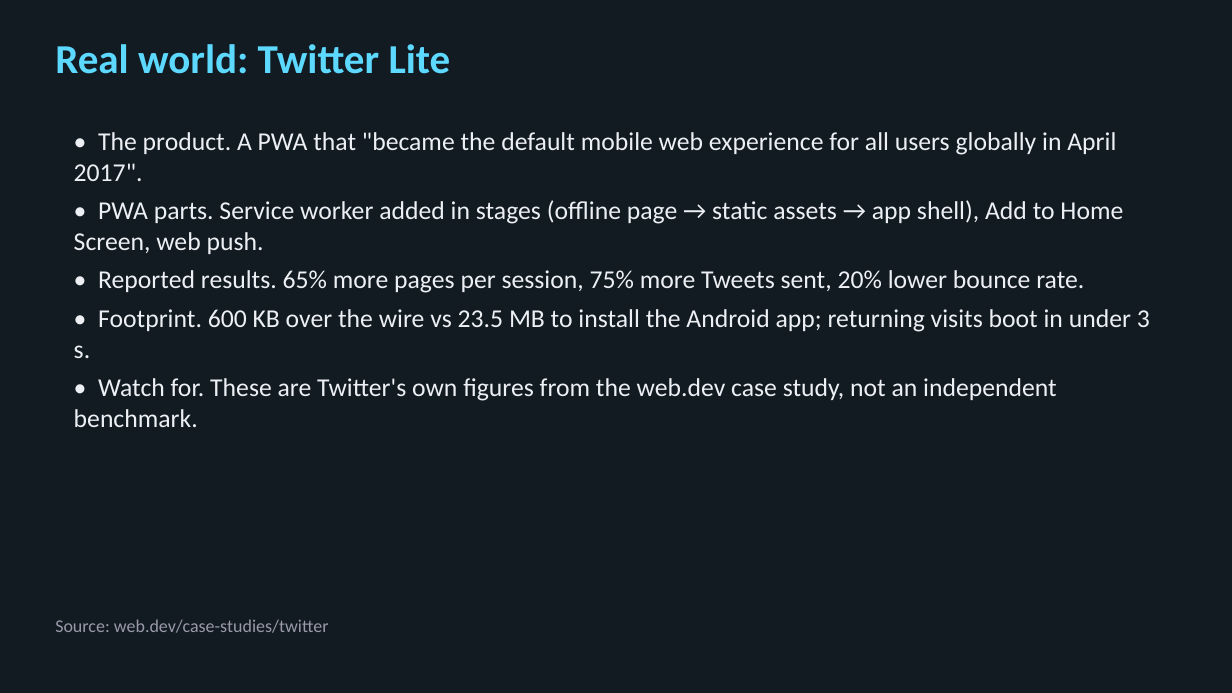
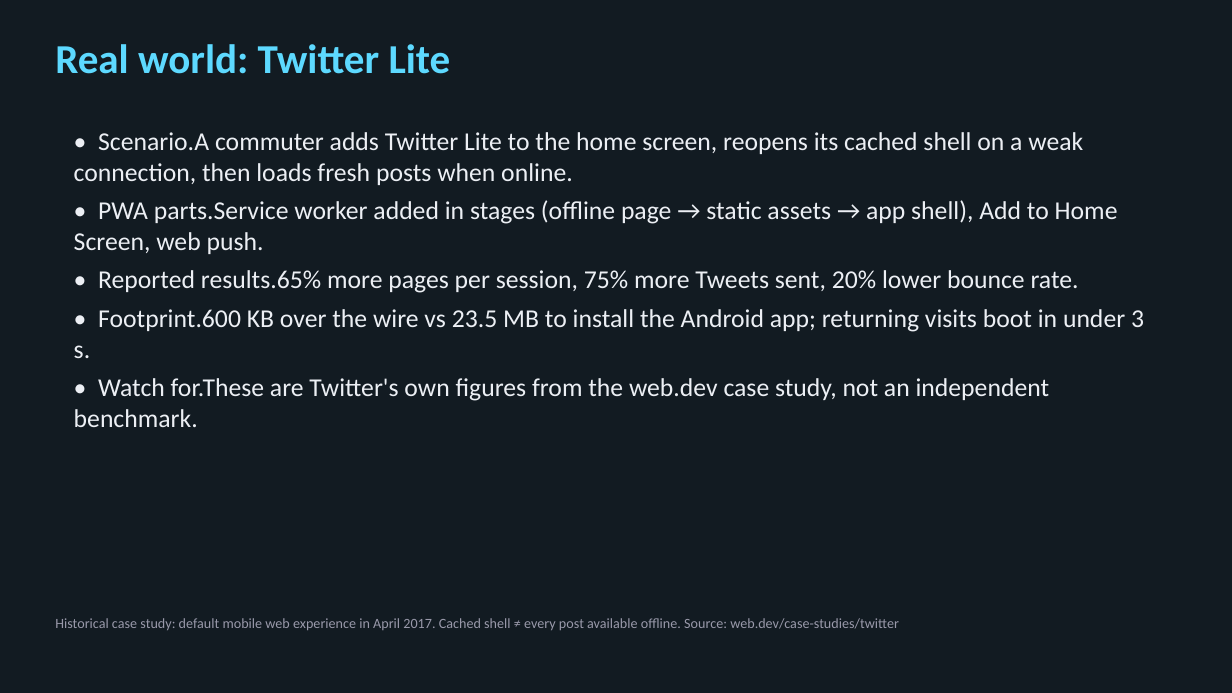
Before and after one commit to bodonnell-DePaul/webapps_week7, a slide deck: slide 45 of Week08-Slides.pptx. Drawn at 1232x693 pixels with LibreOffice and Linux fonts; fonts in the diff are those of the drawing. Boxes give left, top, right and bottom in pixels: in the first picture for what was removed or moved away, otherwise in the second. Text is boxed around its words. In the diff, an @@ line names an element or a change of style, - is before the commit and + after.

```diff
--- a/Week08-Slides.pptx
+++ b/Week08-Slides.pptx
@@ text at <box>74,132,1144,427</box>: text changed @@
-• The product. A PWA that "became the default mobile web experience for all users globally in April 2017".
-• PWA parts. Service worker added in stages (offline page → static assets → app shell), Add to Home Screen, web push.
-• Reported results. 65% more pages per session, 75% more Tweets sent, 20% lower bounce rate.
-• Footprint. 600 KB over the wire vs 23.5 MB to install the Android app; returning visits boot in under 3 s.
-• Watch for. These are Twitter's own figures from the web.dev case study, not an independent benchmark.
+• Scenario.A commuter adds Twitter Lite to the home screen, reopens its cached shell on a weak connection, then loads fresh posts when online.
+• PWA parts.Service worker added in stages (offline page → static assets → app shell), Add to Home Screen, web push.
+• Reported results.65% more pages per session, 75% more Tweets sent, 20% lower bounce rate.
+• Footprint.600 KB over the wire vs 23.5 MB to install the Android app; returning visits boot in under 3 s.
+• Watch for.These are Twitter's own figures from the web.dev case study, not an independent benchmark.
@@ text at <box>55,618,899,630</box>: text changed; size 14 to 11 pt @@
-Source: web.dev/case-studies/twitter
+Historical case study: default mobile web experience in April 2017. Cached shell ≠ every post available offline. Source: web.dev/case-studies/twitter
```
Also in this commit, not shown: 44 other slides changed, 3 slides added, 2 other files.
